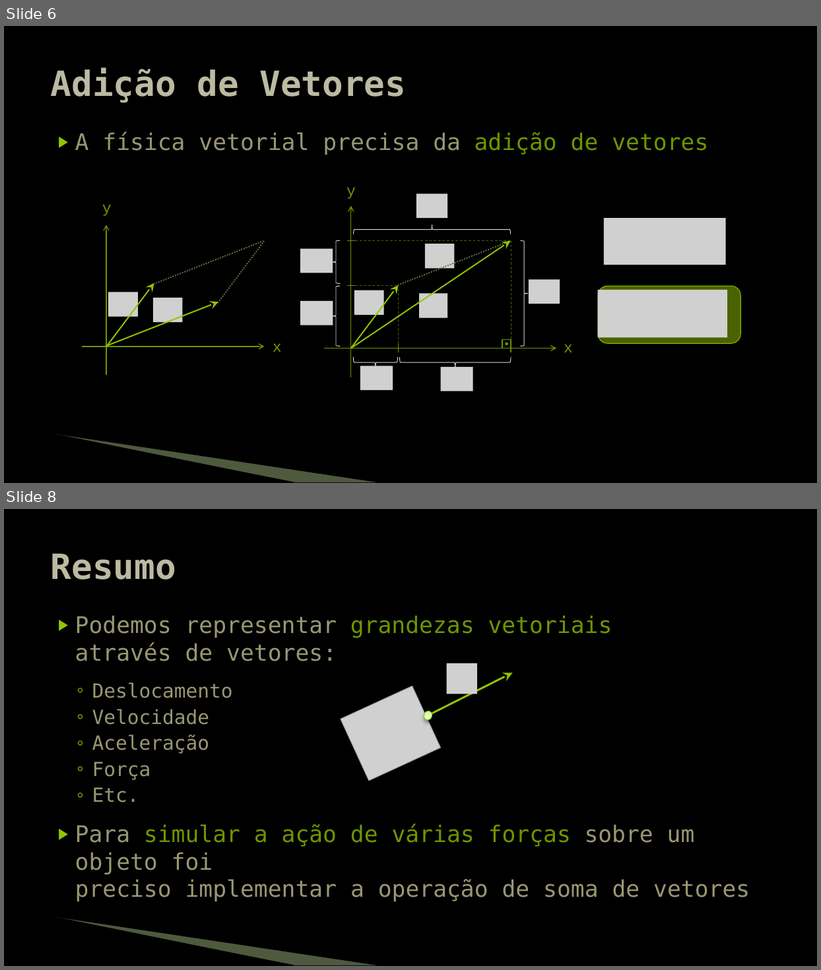
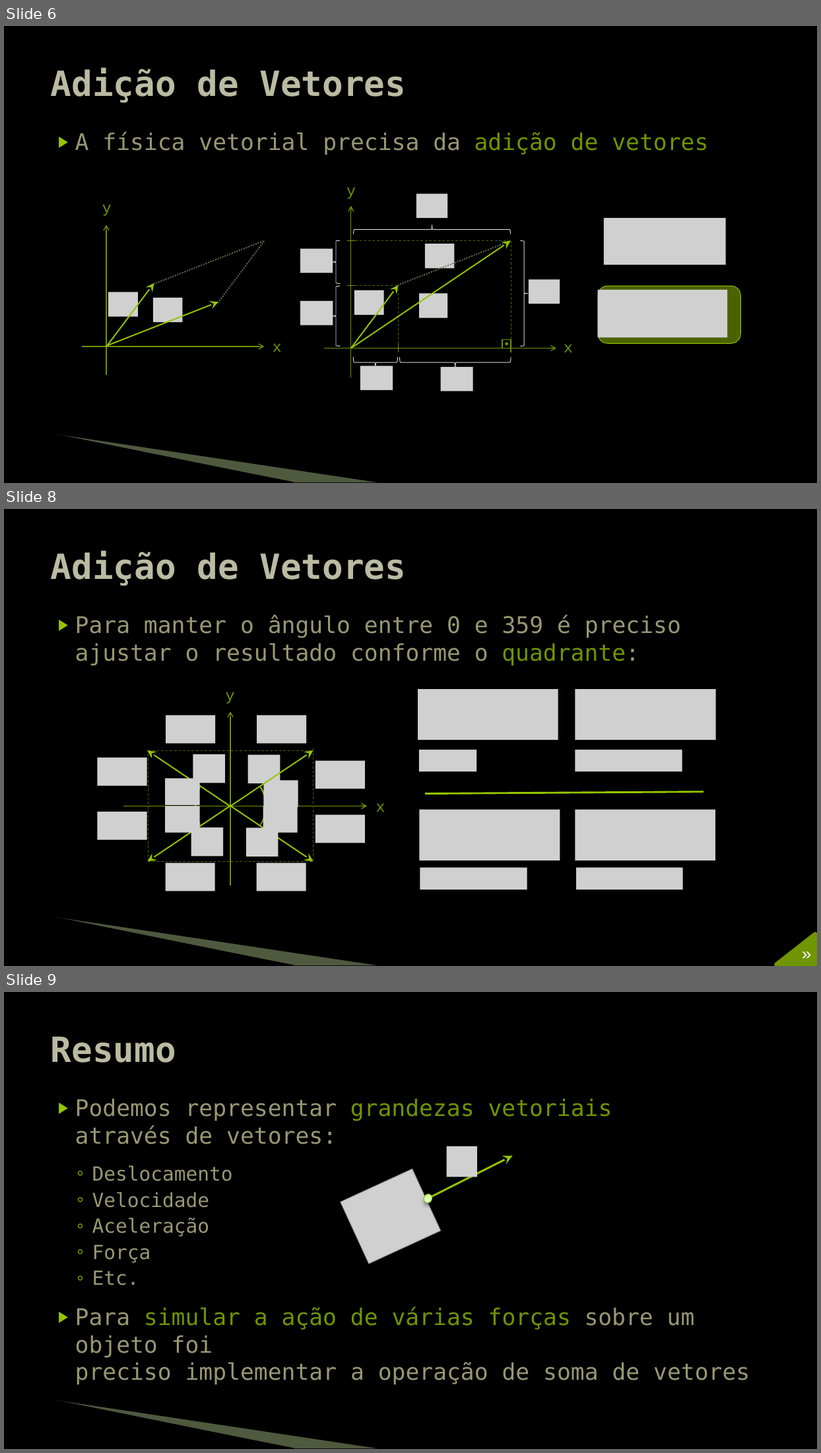
Before and after one commit to JudsonSS/Jogos, a slide deck: Slides/22. Física Vetorial.pptx. Shown one above the other, each under a label of ours: slides 6 and 8 before the commit, slides 6, 8 and 9 after it; the slides between them are not shown. The pictures are 821x970 and 821x1453 pixels, drawn with LibreOffice and Linux fonts; fonts in the diff are those of the drawing; grey boxes stand for pictures; background and template pictures are left out. Boxes give left, top, right and bottom in pixels: in the first picture for what was removed or moved away, otherwise in the second. Text is boxed around its words. In the diff, an @@ line names an element or a change of style, - is before the commit and + after.

```diff
--- a/Slides/22. Física Vetorial.pptx
+++ b/Slides/22. Física Vetorial.pptx
@@ slide 8 added at bbox=[4, 509, 817, 966], background #000000; not listed: 2 template elements that a slide beside it also shows @@
@@ title added at bbox=[51, 551, 406, 586], 41 pt, text #BBBAA2, bold @@
+Adição de Vetores
@@ text added at bbox=[75, 615, 681, 665], 27 pt, text #999773 @@
+▶ Para manter o ângulo entre 0 e 359 é preciso
+  ajustar o resultado conforme o quadrante:
@@ picture added at bbox=[418, 689, 558, 740] @@
@@ picture added at bbox=[576, 689, 717, 740] @@
@@ picture added at bbox=[419, 750, 477, 772] @@
@@ picture added at bbox=[576, 750, 683, 772] @@
@@ line added from (425, 794) to (704, 792), #94C600 2.25 pt @@
@@ picture added at bbox=[419, 810, 560, 861] @@
@@ picture added at bbox=[576, 810, 716, 861] @@
@@ group added at bbox=[97, 692, 385, 891]: 16 pictures, 6 arrows, 4 lines, 4 arc (boxed as its full ellipse)s, 2 texts @@
+y
+x
@@ picture added at bbox=[420, 867, 527, 890] @@
@@ picture added at bbox=[576, 867, 683, 890] @@
@@ freeform shape added at bbox=[776, 934, 816, 965], fill #6F9400, outline #6F9400 4.33 pt @@
@@ text added at bbox=[791, 940, 817, 966], 20 pt, text #FFFFFF @@
+»
@@ what was slide 8 is now slide 9 @@
```
Also in this commit, not shown: 1 slide changed.
